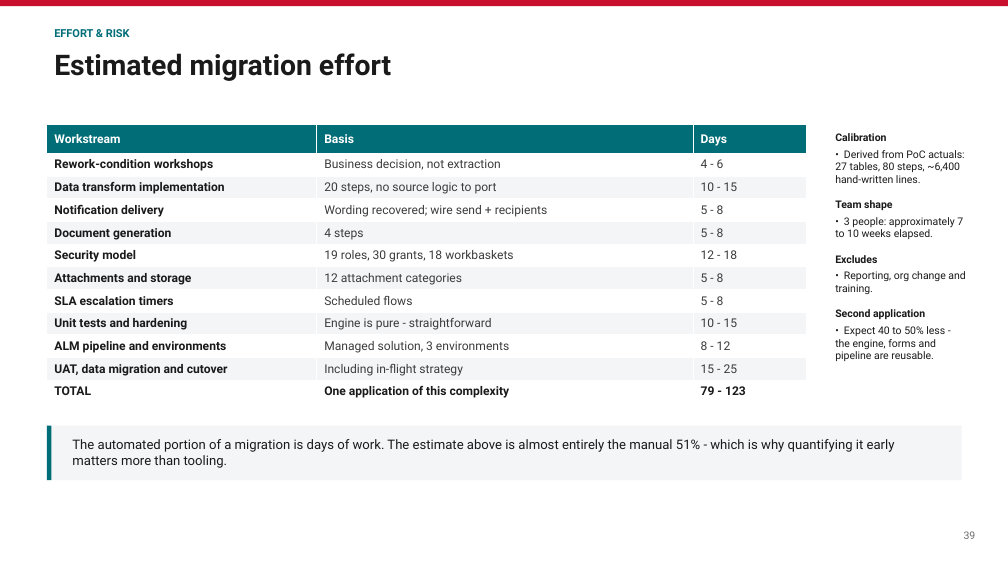
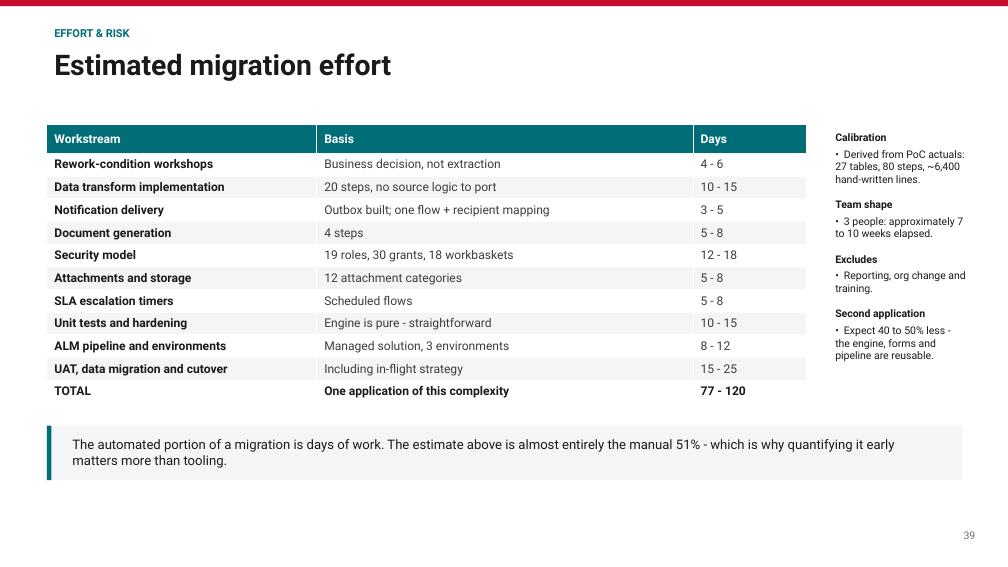
Before and after one commit to parclarke/LDD, a slide deck: slide 39 of lending-due-diligence-app/docs/Pega-to-PowerPlatform-Migration-PoC.pptx. Drawn at 1008x567 pixels with LibreOffice and Linux fonts; fonts in the diff are those of the drawing. Boxes give left, top, right and bottom in pixels: in the first picture for what was removed or moved away, otherwise in the second. Text is boxed around its words. In the diff, an @@ line names an element or a change of style, - is before the commit and + after.

```diff
--- a/lending-due-diligence-app/docs/Pega-to-PowerPlatform-Migration-PoC.pptx
+++ b/lending-due-diligence-app/docs/Pega-to-PowerPlatform-Migration-PoC.pptx
@@ table at (47, 125, 807, 403) @@
-row 4, column 2: Wording recovered; wire send + recipients
+row 4, column 2: Outbox built; one flow + recipient mapping
-row 4, column 3: 5 - 8
+row 4, column 3: 3 - 5
-row 12, column 3: 79 - 123
+row 12, column 3: 77 - 120
```
Also in this commit, not shown: 2 other slides changed, 6 other files.
